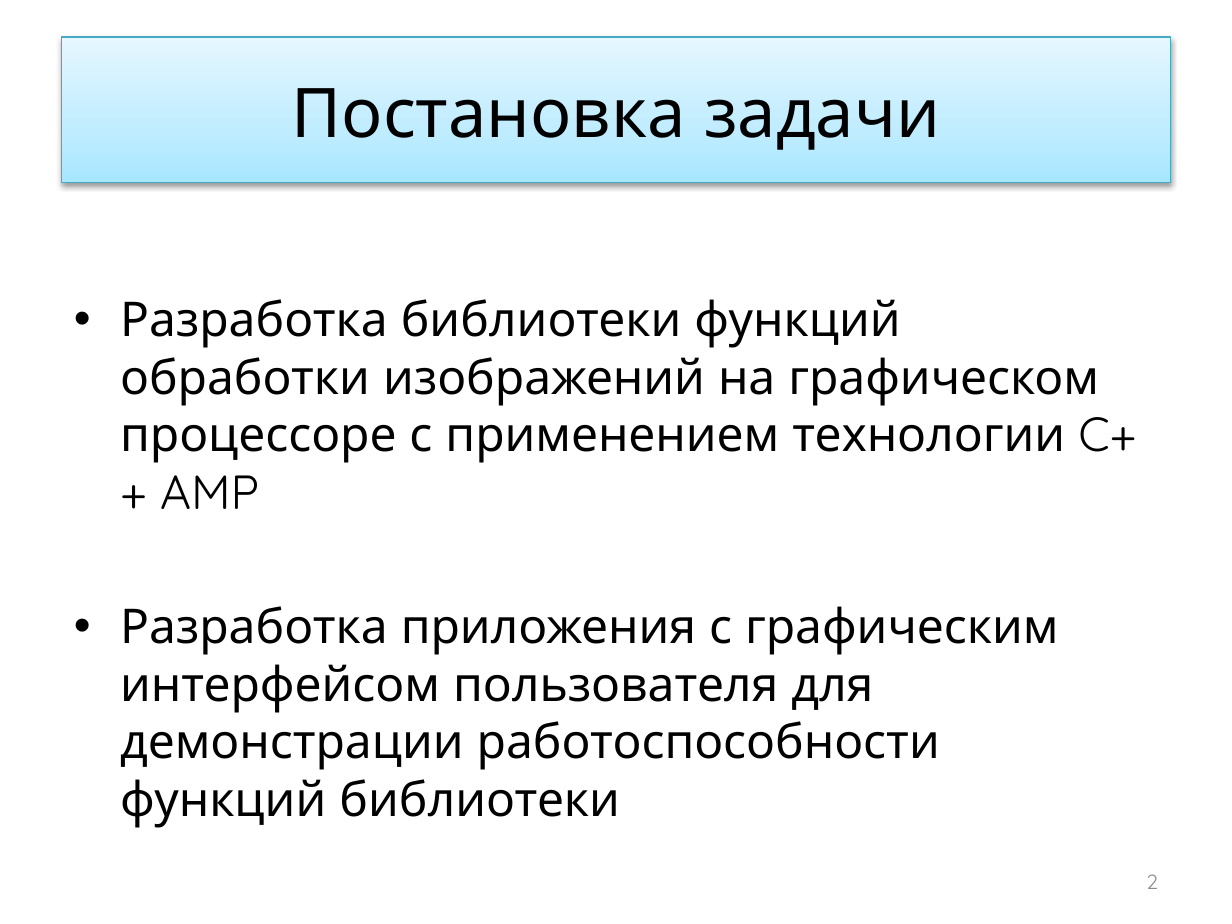
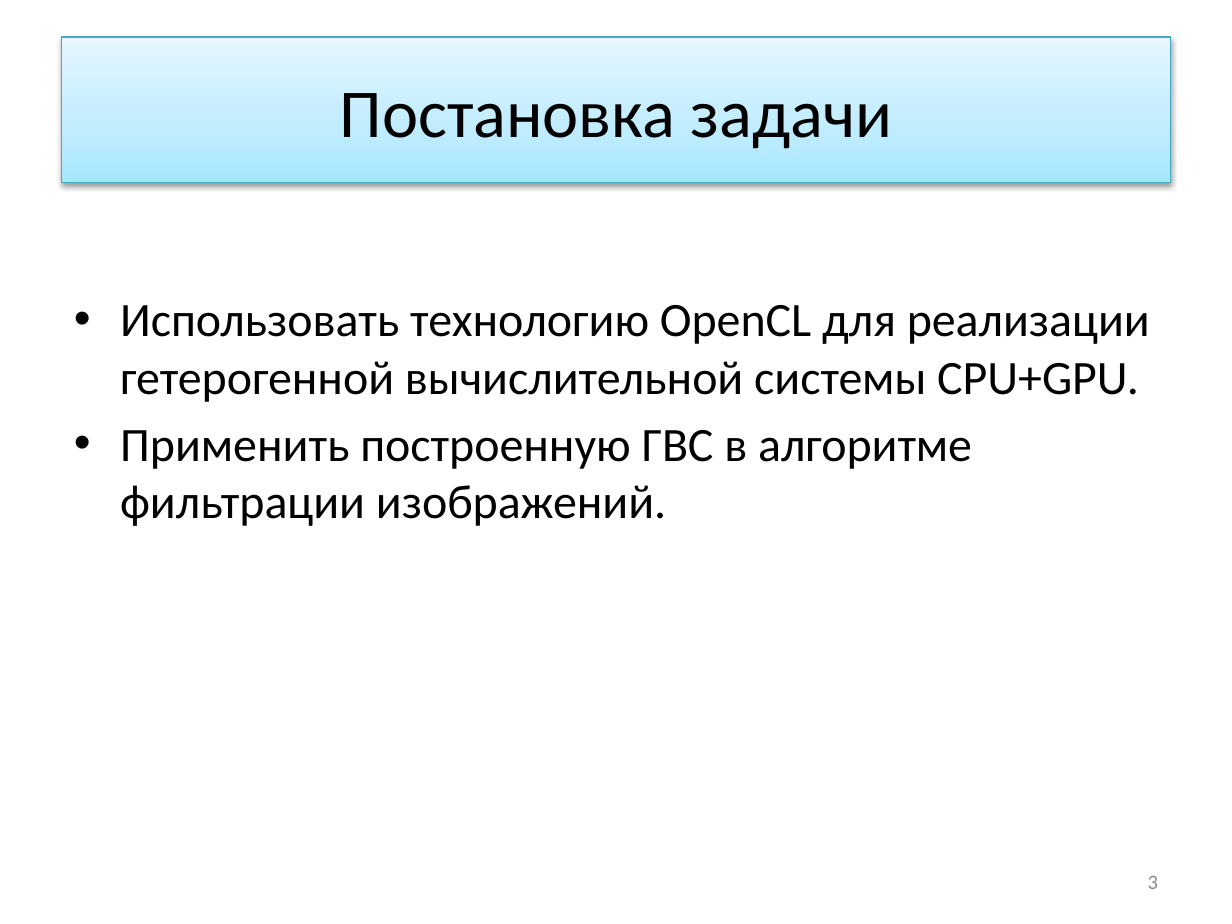
Before and after one commit to ustadenis/OpenCLImageFilter, a slide deck: slide 3 of Diplom/Презентация.pptx (slide 2 before the commit). Drawn at 1232x924 pixels with LibreOffice and Linux fonts; fonts in the diff are those of the drawing. Boxes give left, top, right and bottom in pixels: in the first picture for what was removed or moved away, otherwise in the second. Text is boxed around its words. In the diff, an @@ line names an element or a change of style, - is before the commit and + after.

```diff
--- a/Diplom/Презентация.pptx
+++ b/Diplom/Презентация.pptx
@@ title "Постановка задачи" at box(62, 37, 1170, 182): font Quicksand to Calibri @@
@@ text at box(120, 305, 1150, 526): text changed; font Quicksand to Calibri @@
-• Разработка библиотеки функций обработки изображений на графическом процессоре с применением технологии C++ AMP
-• Разработка приложения с графическим интерфейсом пользователя для демонстрации работоспособности функций библиотеки
+• Использовать технологию OpenCL для реализации гетерогенной вычислительной системы CPU+GPU.
+• Применить построенную ГВС в алгоритме фильтрации изображений.
@@ page number at box(1148, 876, 1158, 889): text changed; font Quicksand to Calibri @@
-2
+3
```
Also in this commit, not shown: 4 other slides changed, 2 slides added, 4 slides removed, 1 other file.
